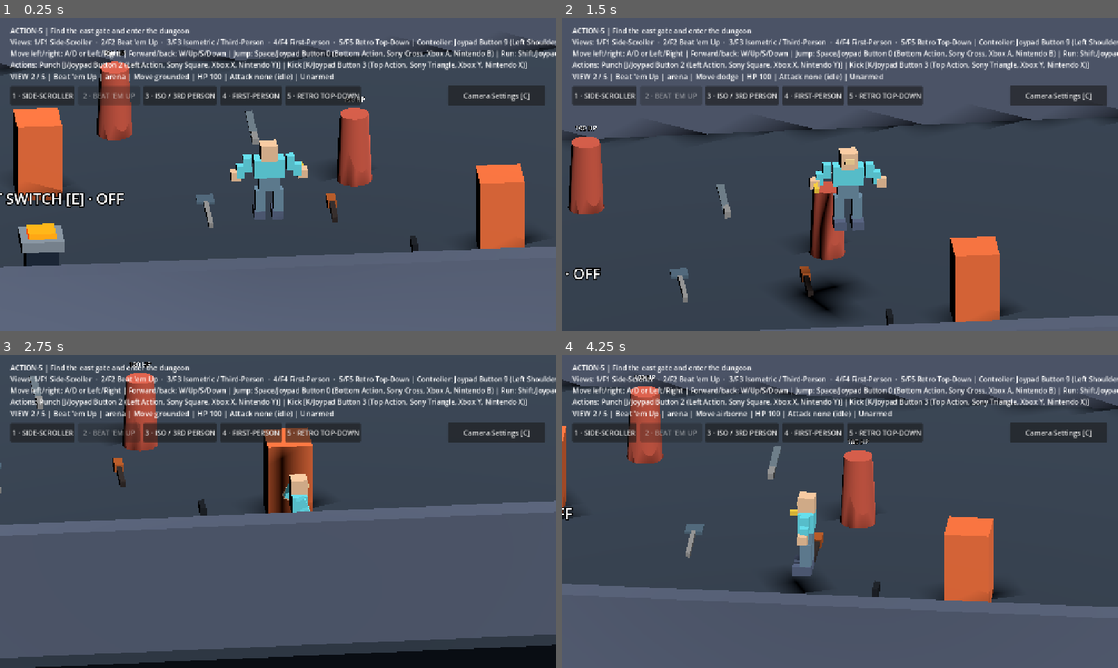
Above: before the commit, frames 1-4 (two rows, left to right).
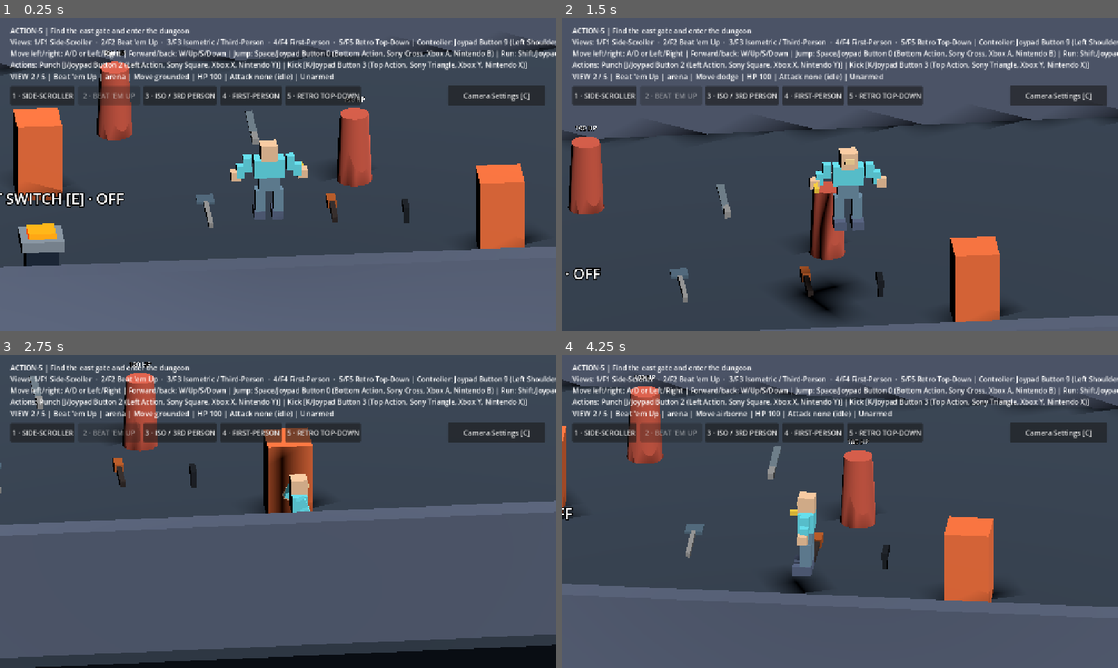
Above: after the commit, the same moments.

Repository: bravado/ACTION-5
Game: Godot game, scene res://demo/main.tscn
The game is run twice, just before and just after one commit, with the same random seed, the same clock (stepped at 60 frames per second) and the same inputs.
Inputs (mouse positions are in pixels of both pictures, inside the frame that each line leads up to):
- Up to frame 1 (0.25 s): no input
- Up to frame 2 (1.5 s): tap Enter at 0.5 s; move the mouse to (962, 158) at 0.52 s; hold Right (actor_turn_right) 0.53-1.28 s; tap Ctrl (actor_crouch) at 0.6 s; click (962, 158) at 0.67 s; tap Space (actor_jump) at 0.77 s; move the mouse to (728, 190) at 1.27 s; hold S (move_down) from 1.28 s (still down); tap Alt (actor_dodge) at 1.35 s
- Up to frame 3 (2.75 s): tap Space (actor_jump) at 1.52 s; move the mouse to (333, 442) at 2.02 s; release S (move_down) at 2.03 s; hold Right (actor_turn_right) from 2.03 s (still down); tap K (actor_kick) at 2.1 s
- Up to frame 4 (4.25 s): move the mouse to (812, 574) at 2.77 s; release Right (actor_turn_right) at 2.78 s; hold W (move_up) 2.78-3.53 s; tap J (actor_punch) at 2.85 s; click (812, 574) at 2.92 s; tap Space (actor_jump) at 3.02, 3.77 s; move the mouse to (1006, 558) at 3.52 s; hold Left (actor_turn_left) from 3.53 s (still down); hold Shift (actor_run) from 3.53 s (still down)

The runs differ from the first frame. In frame 1, 0.2% of the frame differs, in the area x 72-76%, y 57-75%; in frame 2, 0.2%; in frame 3, 0.2%, in the area x 34-38%, y 34-52%; in frame 4, 0.2%.

Commit message:
fix(d09): align Gun pickup with Bat and Shovel for side-view reach

Diff:
--- a/demo/main.tscn
+++ b/demo/main.tscn
@@ -254,7 +254,8 @@
 position = Vector3(-1.4, 0.45, 1.0)
 
 [node name="GunPickup" parent="." instance=ExtResource("12_gun")]
-position = Vector3(3.0, 0.45, 3.0)
+; Keep F1 pickup within its fixed Z=0 lane, matching Bat/Shovel at Z=1.
+position = Vector3(3.0, 0.45, 1.0)
 
 [node name="SwordPickup" parent="." instance=ExtResource("34_sword")]
 position = Vector3(0, 0.45, -3.2)
